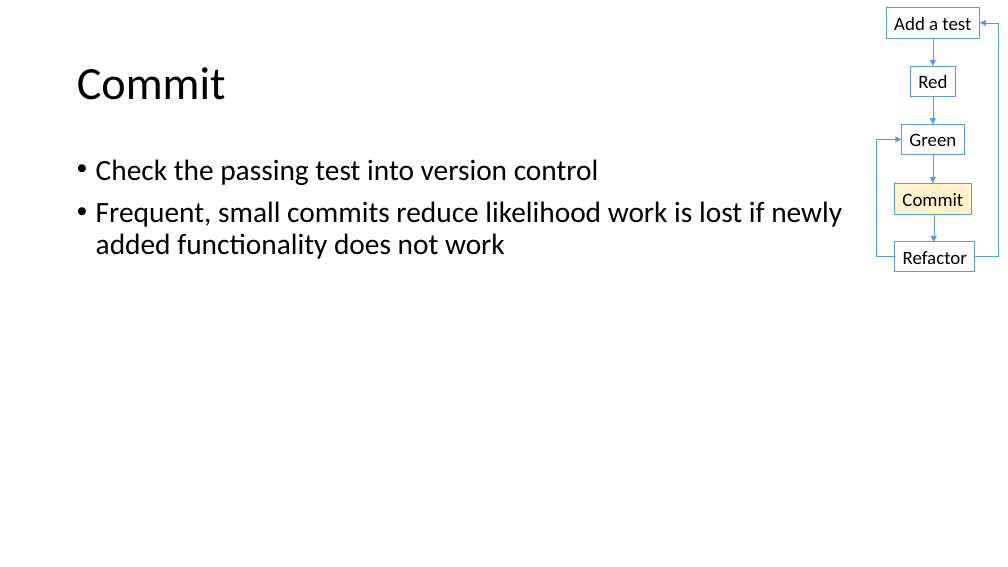
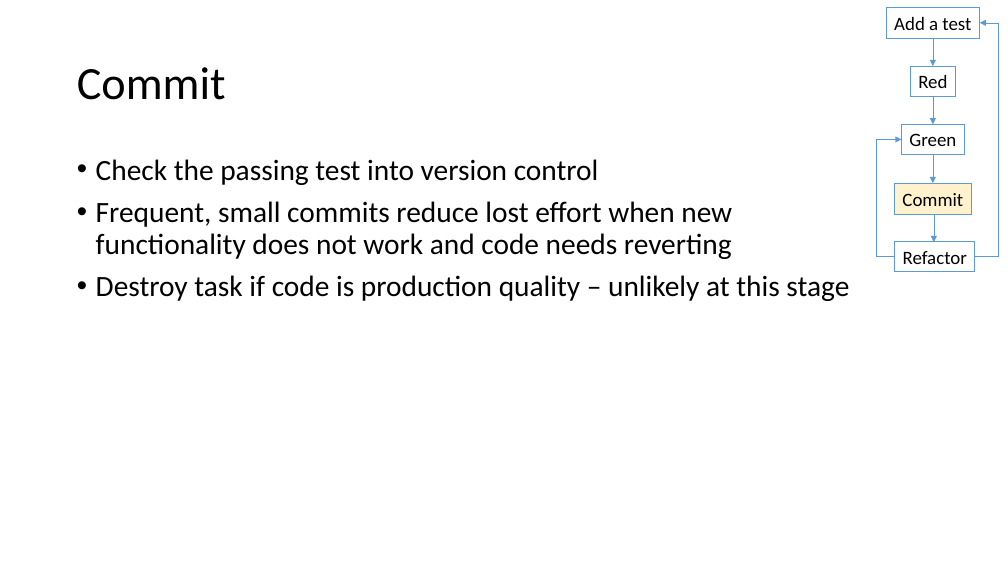
Before and after one commit to LlanddewiLovesYou/TDD_Darts, a slide deck: slide 13 of curriculum.pptx (slide 9 before the commit). Drawn at 1008x567 pixels with LibreOffice and Linux fonts; fonts in the diff are those of the drawing. Boxes give left, top, right and bottom in pixels: in the first picture for what was removed or moved away, otherwise in the second. Text is boxed around its words. In the diff, an @@ line names an element or a change of style, - is before the commit and + after.

```diff
--- a/curriculum.pptx
+++ b/curriculum.pptx
@@ text at [96, 201, 849, 301]: text changed @@
-• Frequent, small commits reduce likelihood work is lost if newly added functionality does not work
+• Frequent, small commits reduce lost effort when new functionality does not work and code needs reverting
+• Destroy task if code is production quality – unlikely at this stage
```
Also in this commit, not shown: 10 other slides changed, 12 slides added.
